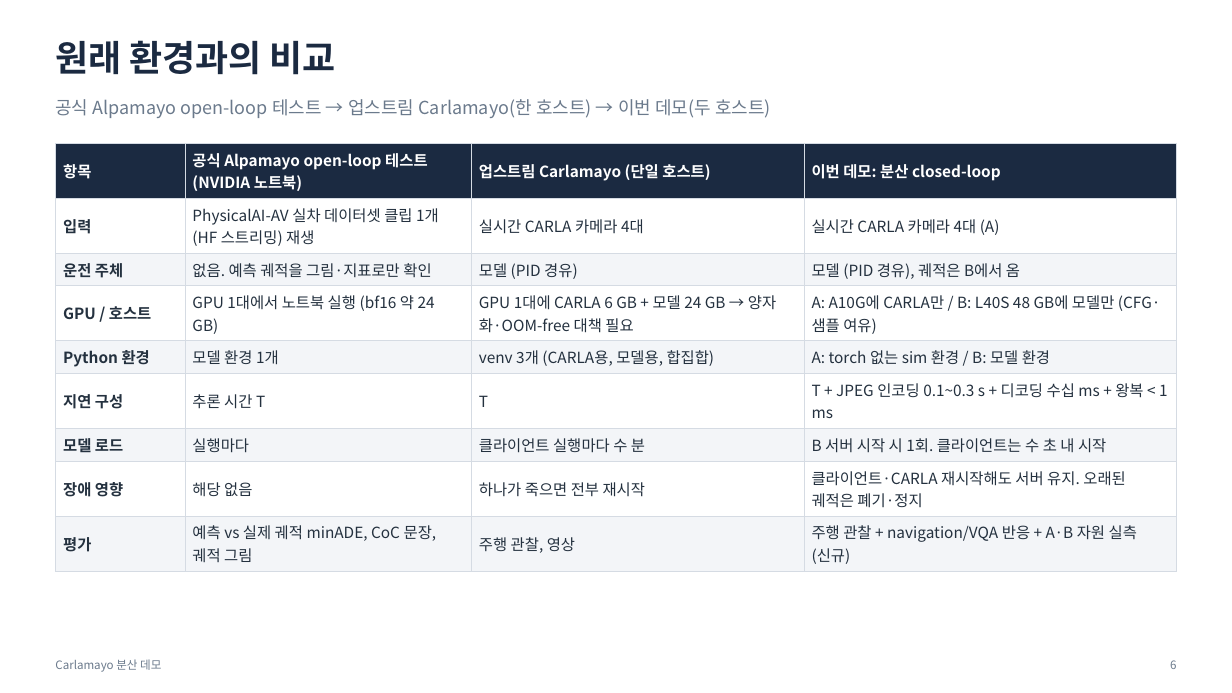
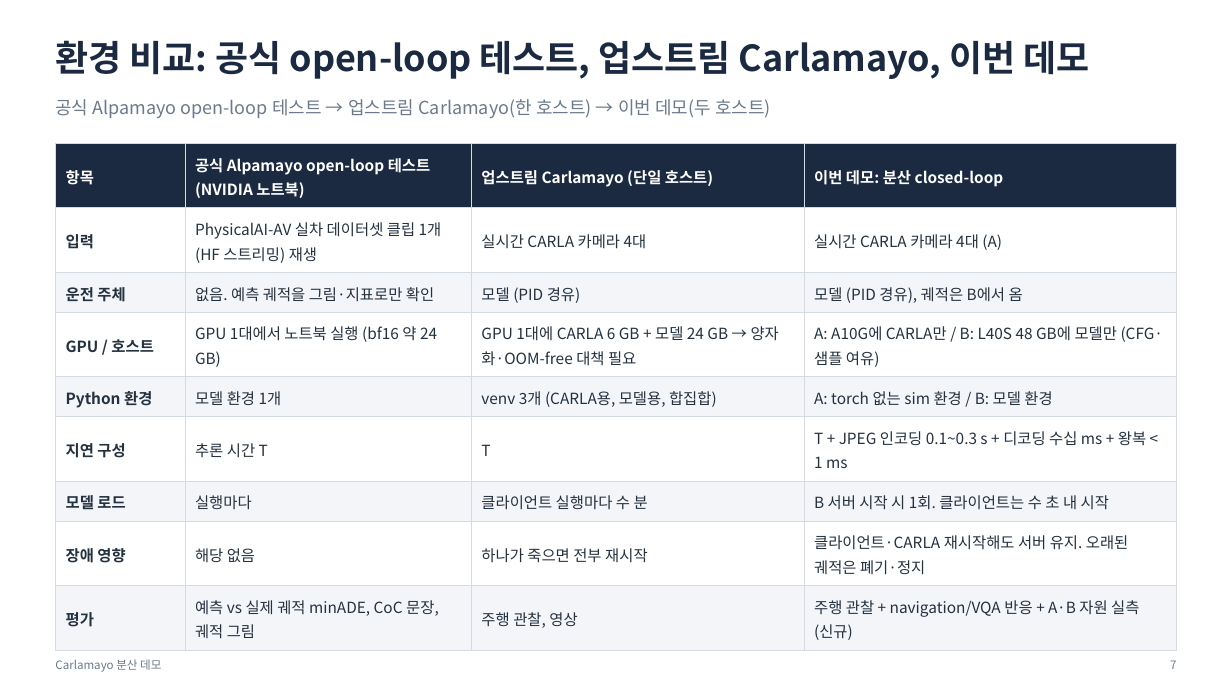
Before and after one commit to JwonMoon/carlamayo-my-distributed, a slide deck: slide 7 of docs/distributed/demo-overview.pptx (slide 6 before the commit). Drawn at 1232x693 pixels with LibreOffice and Linux fonts; fonts in the diff are those of the drawing. Boxes give left, top, right and bottom in pixels: in the first picture for what was removed or moved away, otherwise in the second. Text is boxed around its words. In the diff, an @@ line names an element or a change of style, - is before the commit and + after.

```diff
--- a/docs/distributed/demo-overview.pptx
+++ b/docs/distributed/demo-overview.pptx
@@ text at (55,40,1090,79): text changed @@
-원래 환경과의 비교
+환경 비교: 공식 open-loop 테스트, 업스트림 Carlamayo, 이번 데모
@@ table at (55,143,1177,644) @@
@@ line spacing 1 to 1.1 @@
@@ text at (1170,660,1176,669): text changed @@
-6
+7
```
Also in this commit, not shown: 15 other slides changed, 1 slide added, 7 other files.
